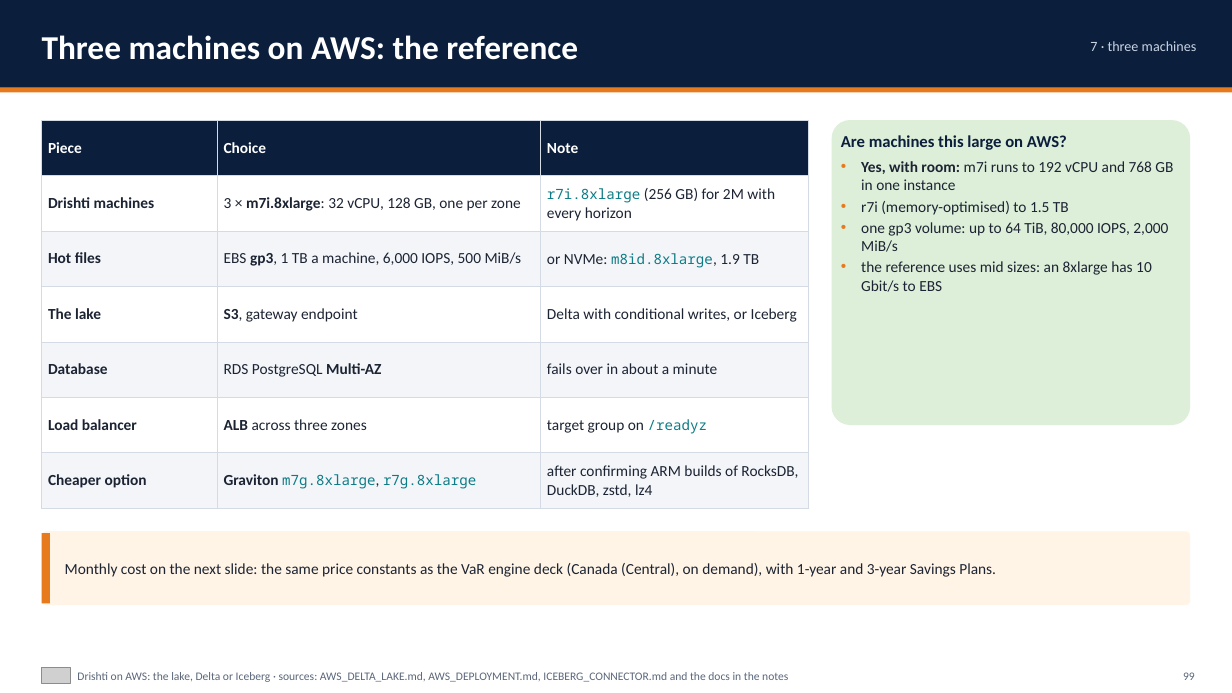
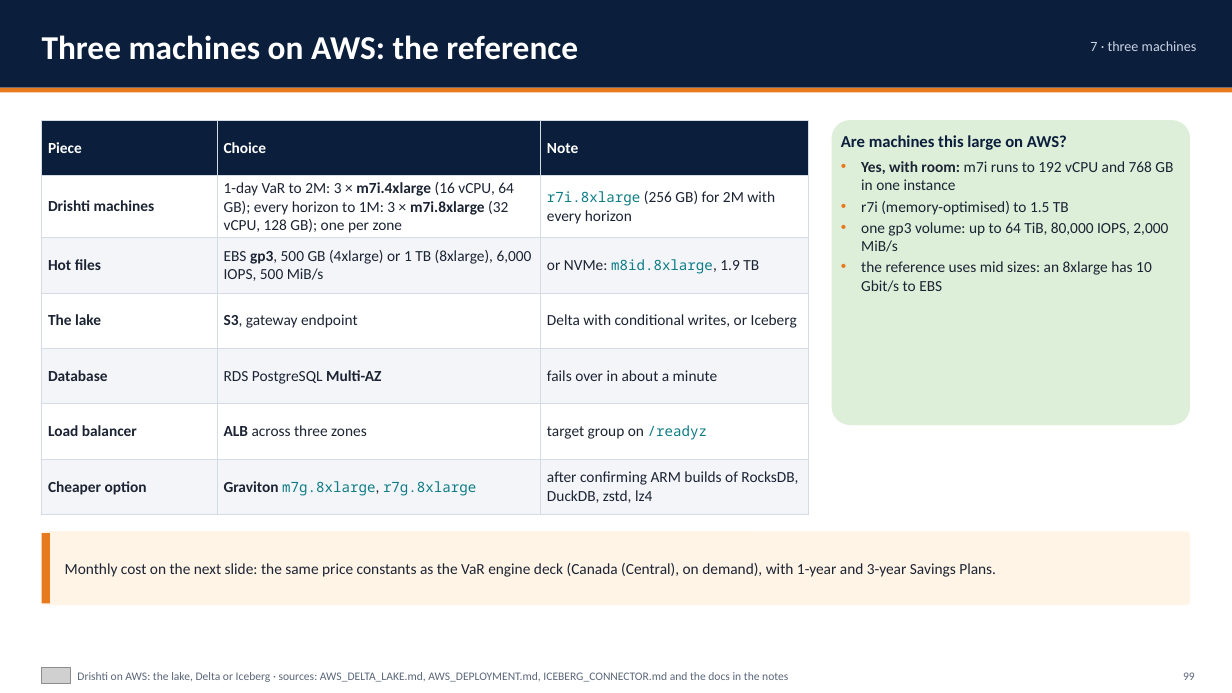
Before and after one commit to ajsinha/drishti, a slide deck: slide 99 of docs/publications/Drishti-on-AWS.pptx. Drawn at 1232x693 pixels with LibreOffice and Linux fonts; fonts in the diff are those of the drawing; grey boxes stand for pictures. Boxes give left, top, right and bottom in pixels: in the first picture for what was removed or moved away, otherwise in the second. Text is boxed around its words. In the diff, an @@ line names an element or a change of style, - is before the commit and + after.

Commit message:
Decks: three machines sized as CLUSTER_DEPLOYMENT 16 now reads (the heap measured at 1,000,000 positions, H = 128 MB + 641 B x P + 2 x 722 B x P, -Xmx 2.7 x H; 1-day VaR to 2M on 3 x m7i.4xlarge, 64 GB, about USD 3,300-4,000 a month on demand; every horizon to 1M on 3 x m7i.8xlarge, about USD 5,400-6,100) in the AWS deck's chapter, its summary and the VaR Engine deck's three-machine slide and derivations; Oversight case: why VaR moved is in the product, the waterfall on the guide's figures

```diff
--- a/docs/publications/Drishti-on-AWS.pptx
+++ b/docs/publications/Drishti-on-AWS.pptx
@@ table at [42,120,809,508] @@
-row 2, column 2: 3 × m7i.8xlarge: 32 vCPU, 128 GB, one per zone
+row 2, column 2: 1-day VaR to 2M: 3 × m7i.4xlarge (16 vCPU, 64 GB); every horizon to 1M: 3 × m7i.8xlarge (32 vCPU, 128 GB); one per zone
-row 3, column 2: EBS gp3, 1 TB a machine, 6,000 IOPS, 500 MiB/s
+row 3, column 2: EBS gp3, 500 GB (4xlarge) or 1 TB (8xlarge), 6,000 IOPS, 500 MiB/s
```
Also in this commit, not shown: 5 other slides changed, 5 other files.
